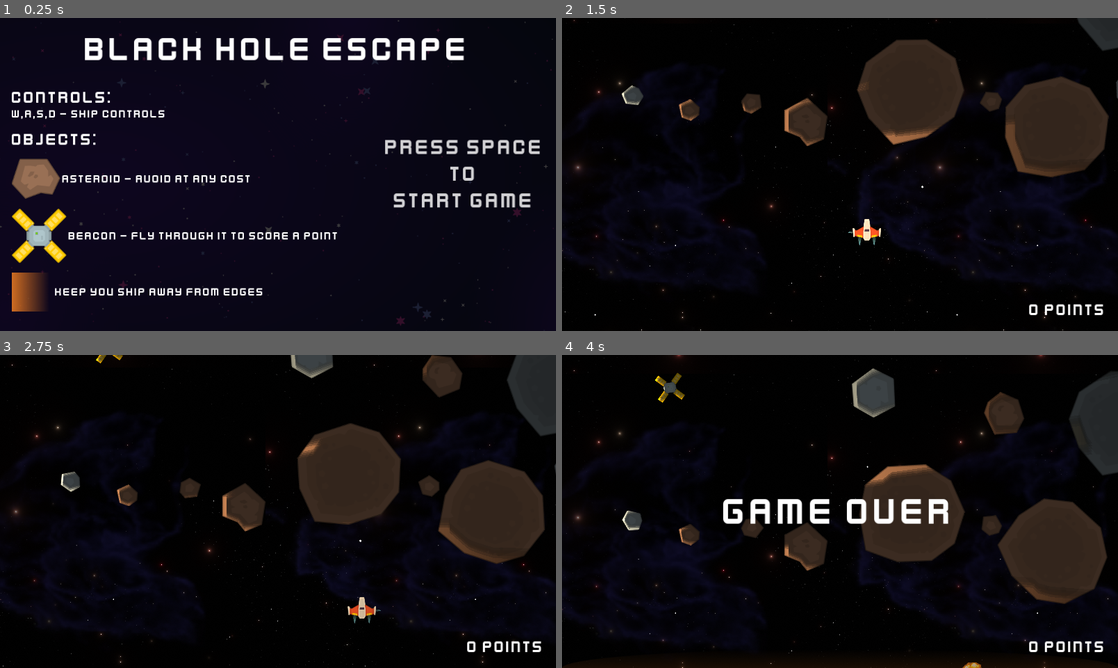
Above: before the commit, frames 1-4 (two rows, left to right).
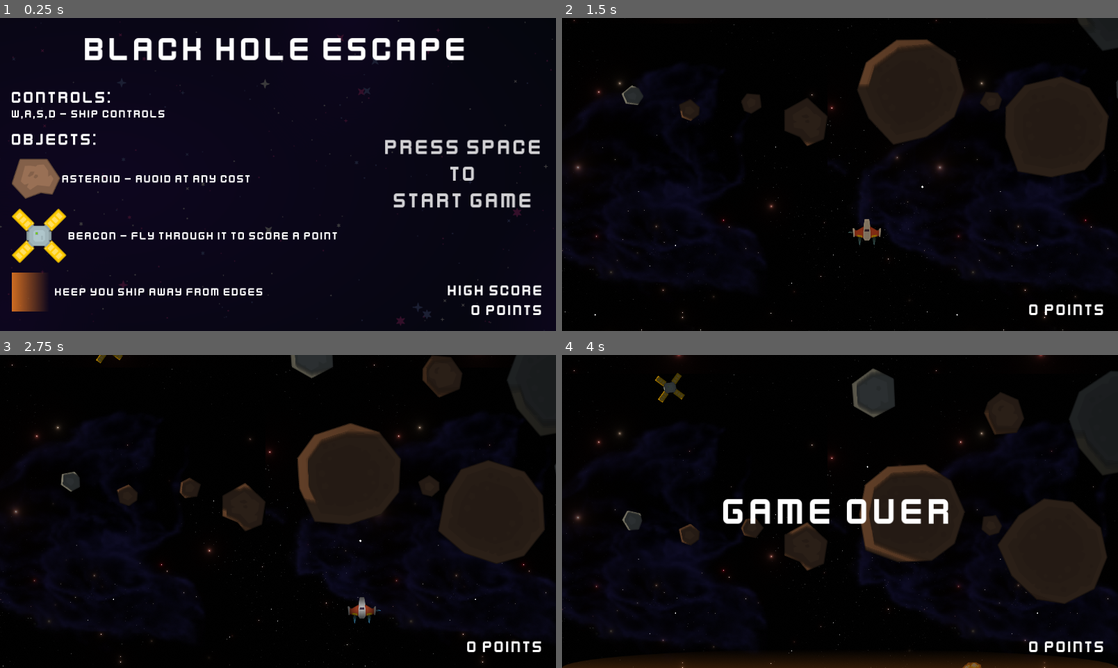
Above: after the commit, the same moments.

Repository: jstasiaczek/black_hole_escape
Game: Godot game, scene res://scenes/main/main.tscn
Same seed, same stepped clock (60 frames per second), same inputs: the game is played once before the commit and once after it.
Inputs:
- Up to frame 1 (0.25 s): no input
- Up to frame 2 (1.5 s): tap Space (action) at 0.5, 0.6 s; hold D (right) from 0.53 s (still down); tap W (forward) at 0.77, 0.8, 1.07, 1.35 s
- Up to frame 3 (2.75 s): tap W (forward) at 1.52, 1.82, 2.3 s; tap Space (action) at 1.55, 2.1 s; release D (right) at 2.03 s; hold A (left) from 2.03 s (still down)
- Up to frame 4 (4 s): release A (left) at 2.78 s; hold D (right) from 2.78 s (still down); tap Space (action) at 2.85 s; tap W (forward) at 3.02, 3.32, 3.6, 3.77 s

The runs differ from the first frame. In frame 1, 0.6% of the frame differs, in the area x 80-98%, y 85-95%; in frame 2, 1.7%, in the area x 10-92%, y 7-73%; in frame 3, 1.5%; in frame 4, 1.5%.

Commit message:
added saving high score, added thruster lights

Diff:
--- a/managers/score_manager.gd
+++ b/managers/score_manager.gd
@@ -1,12 +1,30 @@
 extends Node
+
+const SCORE_PATH = "user://data.json"
 
 var _score: int = 0
 var _high_score: int = 0
+
+func _ready():
+	read()
+
+func write():
+	var file = FileAccess.open(SCORE_PATH, FileAccess.WRITE)
+	file.store_string(str(_high_score))
+
+func read():
+	var file = FileAccess.open(SCORE_PATH, FileAccess.READ)
+	if file == null:
+		write()
+	else:
+		_high_score = int(file.get_as_text())
+		print(_high_score)
 
 func increas_score(value = 0):
 	_score += value
 	if _score > _high_score:
 		_high_score = _score
+		write()
 	SignalManager.on_player_score.emit()
 
 func get_score():
--- a/scenes/beacon/beacon.gd
+++ b/scenes/beacon/beacon.gd
@@ -3,6 +3,7 @@
 @onready var sprite_2d = $Sprite2D
 @onready var animated_sprite_2d = $AnimatedSprite2D
 @onready var audio_stream_player = $AudioStreamPlayer
+@onready var point_light_2d = $PointLight2D
 
 var already_scored: bool = false
 
@@ -35,6 +36,7 @@
 	ScoreManager.increas_score(GameManager.BEACON_SCORE_VALUE)
 	audio_stream_player.play()
 	sprite_2d.visible = false
+	point_light_2d.visible = false
 	animated_sprite_2d.visible = true
 	animated_sprite_2d.play()
 
--- a/scenes/game/game.tscn
+++ b/scenes/game/game.tscn
@@ -58,31 +58,31 @@
 position = Vector2(1177, 334)
 scale = Vector2(0.02, 34)
 
-[node name="dangerZone" parent="Walls" instance=ExtResource("4_vyy1c")]
+[node name="CanvasLayer" type="CanvasLayer" parent="."]
+
+[node name="Hud" parent="CanvasLayer" instance=ExtResource("6_vypjj")]
+size_flags_horizontal = 8
+size_flags_vertical = 8
+
+[node name="dangerZone" parent="CanvasLayer" instance=ExtResource("4_vyy1c")]
 z_index = 2
 
-[node name="dangerZone2" parent="Walls" instance=ExtResource("4_vyy1c")]
+[node name="dangerZone2" parent="CanvasLayer" instance=ExtResource("4_vyy1c")]
 z_index = 2
 position = Vector2(1152, 648)
 rotation = -3.14159
 
-[node name="dangerZoneWall" parent="Walls" instance=ExtResource("4_vyy1c")]
+[node name="dangerZoneWall" parent="CanvasLayer" instance=ExtResource("4_vyy1c")]
 z_index = 2
 position = Vector2(-1.81899e-12, 647)
 rotation = -1.5708
 scale = Vector2(0.561, 1)
 
-[node name="dangerZoneWall2" parent="Walls" instance=ExtResource("4_vyy1c")]
+[node name="dangerZoneWall2" parent="CanvasLayer" instance=ExtResource("4_vyy1c")]
 z_index = 2
 position = Vector2(1152, 0)
 rotation = 1.5708
 scale = Vector2(0.561, 1)
-
-[node name="CanvasLayer" type="CanvasLayer" parent="."]
-
-[node name="Hud" parent="CanvasLayer" instance=ExtResource("6_vypjj")]
-size_flags_horizontal = 8
-size_flags_vertical = 8
 
 [node name="gameOverTimer" type="Timer" parent="."]
 wait_time = 2.1
@@ -90,12 +90,12 @@
 
 [node name="CanvasModulate" type="CanvasModulate" parent="."]
 z_index = 1
-color = Color(0.505882, 0.505882, 0.505882, 1)
+color = Color(0.360784, 0.360784, 0.360784, 1)
 
 [node name="Sun" type="PointLight2D" parent="."]
-position = Vector2(-365, 380)
+position = Vector2(-83, 144)
 color = Color(1, 0.890196, 0.741176, 1)
-energy = 3.0
+energy = 1.1
 blend_mode = 2
 range_z_max = 1
 shadow_enabled = true
@@ -103,7 +103,6 @@
 shadow_filter = 1
 texture = SubResource("GradientTexture2D_oyyta")
 texture_scale = 50.0
-height = 50.0
 
 [connection signal="timeout" from="Timer" to="." method="_on_timer_timeout"]
 [connection signal="timeout" from="gameOverTimer" to="." method="_on_game_over_timer_timeout"]
--- a/scenes/game_over/game_over.gd
+++ b/scenes/game_over/game_over.gd
@@ -5,7 +5,7 @@
 
 func _ready():
 	points.text = str(ScoreManager.get_score())+" points"
-	high_points.text = "High Score\n"+str(ScoreManager.get_score())+" points"
+	high_points.text = "High Score\n"+str(ScoreManager.get_high_score())+" points"
 
 func _process(_delta):
 	if Input.is_action_just_pressed("action"):
--- a/scenes/main/main.gd
+++ b/scenes/main/main.gd
@@ -1,4 +1,8 @@
 extends Control
+@onready var high_socre = $MarginContainer/high_socre
+
+func _ready():
+	high_socre.text = "High Score\n"+str(ScoreManager.get_high_score())+" points"
 
 func _process(_delta):
 	if Input.is_action_just_pressed("action"):
--- a/scenes/main/main.tscn
+++ b/scenes/main/main.tscn
@@ -11,6 +11,10 @@
 [sub_resource type="LabelSettings" id="LabelSettings_s872c"]
 font = ExtResource("2_k8m50")
 font_size = 45
+
+[sub_resource type="LabelSettings" id="LabelSettings_ppvtd"]
+font = ExtResource("2_k8m50")
+font_size = 32
 
 [sub_resource type="Animation" id="Animation_735rr"]
 length = 0.001
@@ -112,6 +116,13 @@
 horizontal_alignment = 1
 vertical_alignment = 1
 
+[node name="high_socre" type="Label" parent="MarginContainer"]
+layout_mode = 2
+size_flags_horizontal = 8
+size_flags_vertical = 8
+label_settings = SubResource("LabelSettings_ppvtd")
+horizontal_alignment = 2
+
 [node name="AnimationPlayer" type="AnimationPlayer" parent="."]
 libraries = {
 "": SubResource("AnimationLibrary_u66qc")
--- a/scenes/ship/ship.gd
+++ b/scenes/ship/ship.gd
@@ -10,6 +10,12 @@
 @onready var boom_player = $BoomPlayer
 @onready var engine_1 = $engine1
 @onready var engine_2 = $engine2
+@onready var thruster_light = $thrusterLight
+@onready var thruster_light_back = $thrusterLightBack
+@onready var thruster_light_left = $thrusterLightLeft
+@onready var thruster_light_right = $thrusterLightRight
+@onready var engine_light_2 = $engineLight2
+@onready var engine_light = $engineLight
 
 var died: bool = false
 var button_pressed_count: int = 0
@@ -18,25 +24,33 @@
 func _ready():
 	reset_thrusters()
 	destroy.visible = false
+	engine_light.visible = true
+	engine_light_2.visible = true
 	thruster_audio.play()
 
 	SignalManager.on_ship_destroyed.connect(die)
 
 func reset_thrusters():
 	thruster_forward.visible = false
+	thruster_light.visible = false
 	thruster_backward.visible = false
 	thruster_left.visible = false
 	thruster_right.visible = false
+	thruster_light_back.visible = false
+	thruster_light_left.visible = false
+	thruster_light_right.visible = false
+	engine_light.visible = false
+	engine_light_2.visible = false
 	thruster_audio.stop()
 
 func _physics_process(delta):
 	if died:
 		return
 	velocity.y += GameManager.GRAVITY * delta
-	fly_in_direction("forward", "y", -GameManager.SHIP_BASE_MAIN_SPEED, thruster_forward, delta)
-	fly_in_direction("backward", "y", GameManager.SHIP_BASE_SECONDARY_SPEED, thruster_backward, delta)
-	fly_in_direction("left", "x", -GameManager.SHIP_BASE_SECONDARY_SPEED, thruster_right, delta)
-	fly_in_direction("right", "x", GameManager.SHIP_BASE_SECONDARY_SPEED, thruster_left, delta)
+	fly_in_direction("forward", "y", -GameManager.SHIP_BASE_MAIN_SPEED, thruster_forward, thruster_light , delta)
+	fly_in_direction("backward", "y", GameManager.SHIP_BASE_SECONDARY_SPEED, thruster_backward, thruster_light_back, delta)
+	fly_in_direction("left", "x", -GameManager.SHIP_BASE_SECONDARY_SPEED, thruster_right, thruster_light_right, delta)
+	fly_in_direction("right", "x", GameManager.SHIP_BASE_SECONDARY_SPEED, thruster_left, thruster_light_left, delta)
 
 	if is_on_ceiling() or is_on_floor() or is_on_wall():
 		SignalManager.on_ship_destroyed.emit()
@@ -53,14 +67,16 @@
 		if button_pressed_count == 0:
 			thruster_audio.volume_db = -15
 
-func fly_in_direction(action: String, axis: String, modifier: float, animation: AnimatedSprite2D, delta):
+func fly_in_direction(action: String, axis: String, modifier: float, animation: AnimatedSprite2D, light: PointLight2D, delta):
 	play_music_for_action(action)
 
 	if Input.is_action_pressed(action):
 		velocity[axis] += modifier * delta
 		animation.visible = true
+		light.visible = true
 	else:
 		animation.visible = false
+		light.visible = false
 
 func die():
 	boom_player.play()
--- a/scenes/ship/ship.tscn
+++ b/scenes/ship/ship.tscn
@@ -130,9 +130,6 @@
 scale = Vector2(0.6, 0.6)
 script = ExtResource("1_u2t6m")
 
-[node name="Image" type="Sprite2D" parent="."]
-texture = ExtResource("2_38lnr")
-
 [node name="thrusterForward" type="AnimatedSprite2D" parent="."]
 position = Vector2(0, 48.3333)
 scale = Vector2(0.8, 0.8)
@@ -197,6 +194,39 @@
 stream = ExtResource("7_gfd7o")
 
 [node name="PointLight2D" type="PointLight2D" parent="."]
-visible = false
-energy = 0.5
+scale = Vector2(1.66667, 1.2)
+energy = 0.8
 texture = SubResource("GradientTexture2D_drav0")
+
+[node name="engineLight" type="PointLight2D" parent="."]
+position = Vector2(-25, 40)
+texture = ExtResource("4_3o72o")
+
+[node name="engineLight2" type="PointLight2D" parent="."]
+position = Vector2(25, 40)
+texture = ExtResource("4_3o72o")
+
+[node name="thrusterLight" type="PointLight2D" parent="."]
+position = Vector2(0, 51.6667)
+texture = ExtResource("4_3o72o")
+
+[node name="thrusterLightBack" type="PointLight2D" parent="."]
+position = Vector2(3.48166e-13, -46.6667)
+rotation = -3.14159
+scale = Vector2(0.833, 0.6)
+texture = ExtResource("4_3o72o")
+
+[node name="thrusterLightLeft" type="PointLight2D" parent="."]
+position = Vector2(-56.6667, 8.33333)
+rotation = 1.5708
+scale = Vector2(0.833, 0.6)
+texture = ExtResource("4_3o72o")
+
+[node name="thrusterLightRight" type="PointLight2D" parent="."]
+position = Vector2(56.6667, 8.33333)
+rotation = -1.5708
+scale = Vector2(0.833, 0.6)
+texture = ExtResource("4_3o72o")
+
+[node name="Image" type="Sprite2D" parent="."]
+texture = ExtResource("2_38lnr")
Not shown: 1 places in scenes/main/main.tscn that only renumber resources
Not shown, changed: html_release/index.html
Not shown, changed: html_release/index.pck
